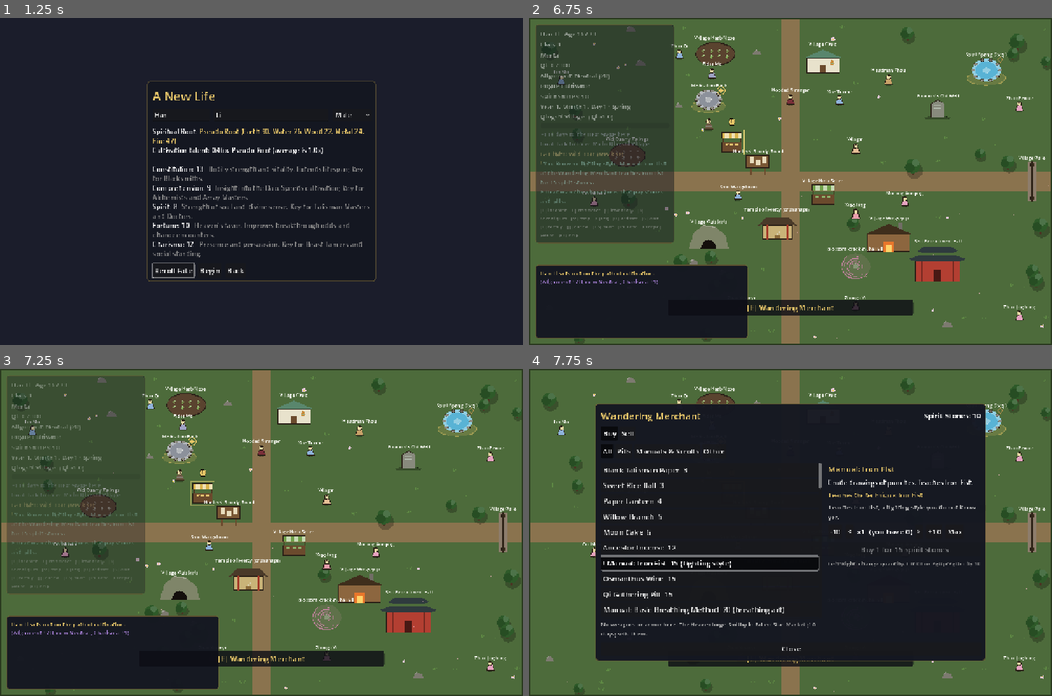
Above: before the commit, frames 1-4 (two rows, left to right).
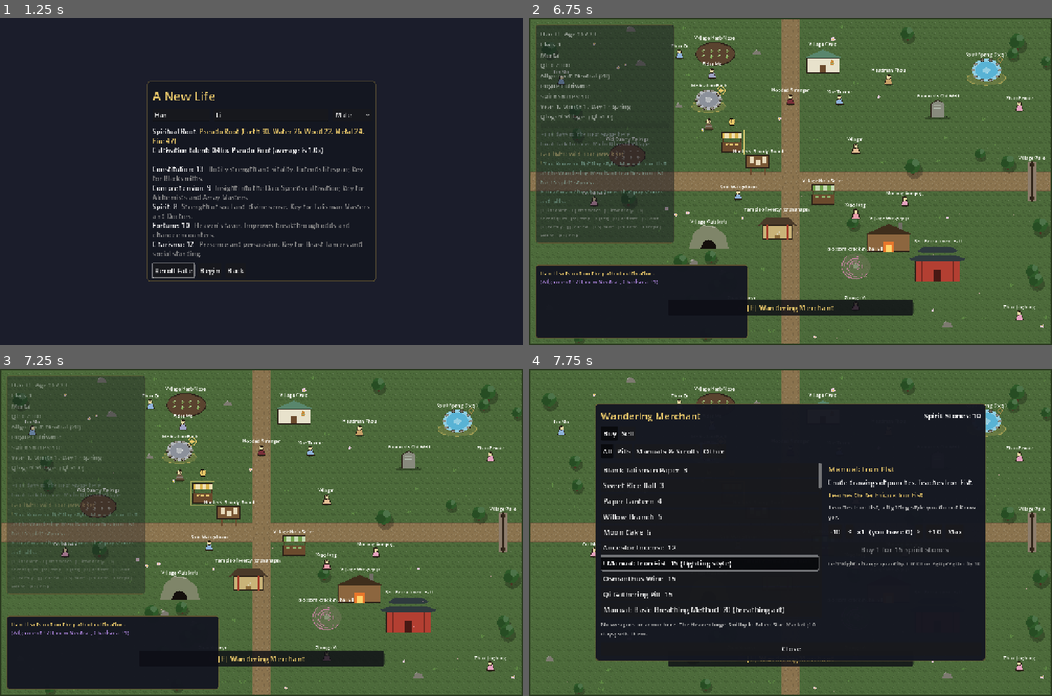
Above: after the commit, the same moments.

Repository: samridghimire/cultivation-game
Game: Godot game, scene res://src/ui/main_menu.tscn
Two runs of this game, one before a commit and one after it. Both use one fixed random seed, a clock stepped at 60 frames per second and the inputs below.
Inputs (mouse positions are in pixels of both pictures, inside the frame that each line leads up to):
- Up to frame 1 (1.25 s): click "New Game" at 0.5 s
- Up to frame 2 (6.75 s): click "Begin" at 1.25 s; click "Reach for it." at 2 s; click "Protect those who cannot prot…" at 2.75 s; click "What are you?" at 3.5 s; click "Why me?" at 4.25 s; click "What are you?" at 5 s; click "..." at 5.75 s; click "Set out." at 6.5 s
- Up to frame 3 (7.25 s): no input
- Up to frame 4 (7.75 s): tap Enter (ui_accept) at 7.25, 7.52 s; move the mouse to (905, 516) at 7.27 s; hold D (move_right) from 7.28 s (still down); hold E (interact) from 7.28 s (still down); click (905, 516) at 7.42 s

Frame 1 is identical in both runs. In frame 2, 0.6% of the frame differs, in the area x 0-100%, y 1-98%; in frame 3, 0.6%; in frame 4, 0.3%.

Commit message:
[GFX-007] Pixel-style ground until the pack lands
Generated seamless 16x16 speckled ground and pebbled path tiles (GroundTiles), used only
when no ground_*/path_* sprite is mapped; paths get a darker 2px border. Qingshi at 1280x800:
speckled grass with blades, pebbled dirt paths with a border, places and labels readable.

Co-Authored-By: Claude Sonnet 5.5 <noreply@anthropic.com>
Claude-Session: https://claude.ai/code/session_01L4vu8vVM5N1o3KqsegSFy8

Diff:
--- /dev/null
+++ b/src/world/ground_tiles.gd
@@ -0,0 +1,46 @@
+class_name GroundTiles
+extends RefCounted
+## Generated 16x16 pixel-style ground and path tiles (GFX-007). A fallback used only when
+## no `ground_*`/`path_*` sprite is mapped; the pack replaces it with a data edit.
+
+const SIZE := 16
+
+static var _cache: Dictionary = {}
+
+
+## A deterministic seamless tile: `base` speckled with darker and lighter pixels. Ground
+## tiles get a few two-pixel grass blades, path tiles darker pebbles.
+static func make_tile(base: Color, seed_text: String, kind: String) -> ImageTexture:
+	var img := Image.create(SIZE, SIZE, false, Image.FORMAT_RGBA8)
+	img.fill(base)
+	var rng := RandomNumberGenerator.new()
+	rng.seed = hash(seed_text + kind)
+	var dark_share := 0.18 if kind == "path" else 0.14
+	for y in SIZE:
+		for x in SIZE:
+			var roll := rng.randf()
+			if roll < dark_share:
+				img.set_pixel(x, y, base.darkened(0.12))
+			elif roll < dark_share + 0.06:
+				img.set_pixel(x, y, base.lightened(0.10))
+	if kind == "ground":
+		for i in rng.randi_range(2, 3):
+			# Blades stay inside rows 0..15, so none continues off the tile edge.
+			var bx := rng.randi_range(0, SIZE - 1)
+			var by := rng.randi_range(0, SIZE - 2)
+			img.set_pixel(bx, by, base.lightened(0.18))
+			img.set_pixel(bx, by + 1, base.lightened(0.18))
+	return ImageTexture.create_from_image(img)
+
+
+## `make_tile`, memoised so a region redraw does not rebuild it.
+static func cached(base: Color, seed_text: String, kind: String) -> ImageTexture:
+	var key := "%s|%s|%s" % [base.to_html(), seed_text, kind]
+	if not _cache.has(key):
+		_cache[key] = make_tile(base, seed_text, kind)
+	return _cache[key]
+
+
+## The darker outline colour drawn along path rectangles.
+static func edge_color(base: Color) -> Color:
+	return base.darkened(0.25)
--- a/src/world/world.gd
+++ b/src/world/world.gd
@@ -400,7 +400,8 @@
 	if ground != null:
 		_draw_tiled(ground, Rect2(Vector2.ZERO, map_size))
 	else:
-		draw_rect(Rect2(Vector2.ZERO, map_size), Color(map.get("ground", "4d6b3c")))
+		var ground_color := Color(map.get("ground", "4d6b3c"))
+		_draw_tiled(GroundTiles.cached(ground_color, rid, "ground"), Rect2(Vector2.ZERO, map_size))
 	var path_tile := Sprites.first(["path_" + rid, "path"])
 	var path_color := Color(map.get("path_color", "8a7350"))
 	for r in map.get("paths", []):
@@ -408,7 +409,8 @@
 		if path_tile != null:
 			_draw_tiled(path_tile, rect)
 		else:
-			draw_rect(rect, path_color)
+			_draw_tiled(GroundTiles.cached(path_color, rid, "path"), rect)
+			draw_rect(rect.grow(-1.0), GroundTiles.edge_color(path_color), false, 2.0)
 	for d in _decor:
 		_draw_decor(d)
 	draw_rect(Rect2(Vector2.ZERO, map_size), Color(map.get("border", "2a3a20")), false, 6.0)
--- /dev/null
+++ b/tests/unit/test_ground_tiles.gd
@@ -0,0 +1,50 @@
+extends TestCase
+## GFX-007: generated pixel-style ground and path tiles.
+
+const BASE := Color("4d6b3c")
+
+
+func _bytes(t: ImageTexture) -> PackedByteArray:
+	return t.get_image().get_data()
+
+
+func test_tile_size_and_determinism() -> void:
+	var a := GroundTiles.make_tile(BASE, "qingshi_village", "ground")
+	var b := GroundTiles.make_tile(BASE, "qingshi_village", "ground")
+	assert_eq(a.get_width(), 16)
+	assert_eq(a.get_height(), 16)
+	assert_true(_bytes(a) == _bytes(b))
+
+
+func test_seed_changes_tile_and_base_share() -> void:
+	var a := GroundTiles.make_tile(BASE, "qingshi_village", "ground")
+	var b := GroundTiles.make_tile(BASE, "misty_forest", "ground")
+	assert_true(_bytes(a) != _bytes(b))
+	for kind in ["ground", "path"]:
+		var img := GroundTiles.make_tile(BASE, "qingshi_village", kind).get_image()
+		var same := 0
+		for y in 16:
+			for x in 16:
+				if img.get_pixel(x, y).is_equal_approx(BASE):
+					same += 1
+		var share := float(same) / 256.0
+		assert_true(share >= 0.6 and share <= 0.9, "%s share %f" % [kind, share])
+
+
+func test_cached_same_object() -> void:
+	assert_true(GroundTiles.cached(BASE, "x", "path") == GroundTiles.cached(BASE, "x", "path"))
+	assert_true(GroundTiles.cached(BASE, "x", "path") != GroundTiles.cached(BASE, "x", "ground"))
+
+
+func test_blades_do_not_cross_the_edge() -> void:
+	# A blade is two vertical pixels; a lone blade colour in the last row would mean it continues off-tile.
+	var light := BASE.lightened(0.18)
+	for s in ["a", "b", "c", "d", "e", "f"]:
+		var img := GroundTiles.make_tile(BASE, s, "ground").get_image()
+		for x in 16:
+			if img.get_pixel(x, 15).is_equal_approx(light):
+				assert_true(img.get_pixel(x, 14).is_equal_approx(light), "blade at edge " + s)
+
+
+func test_edge_color_darker() -> void:
+	assert_true(GroundTiles.edge_color(BASE).get_luminance() < BASE.get_luminance())
Not shown, added: src/world/ground_tiles.gd.uid
Not shown, added: tests/unit/test_ground_tiles.gd.uid
